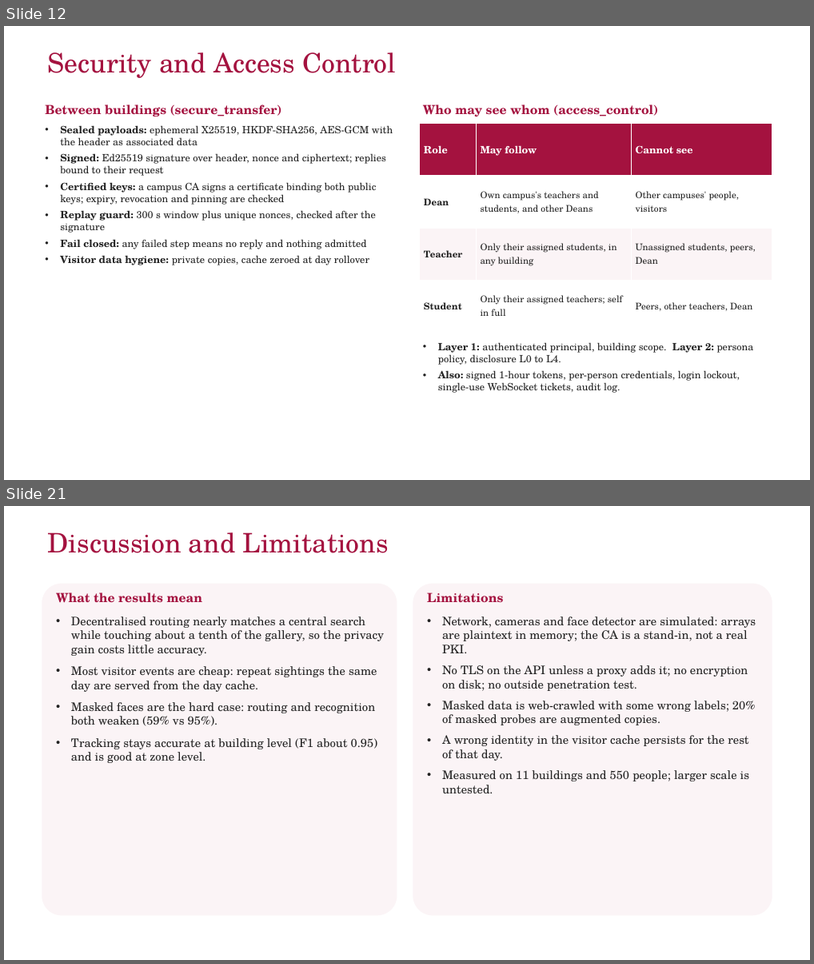
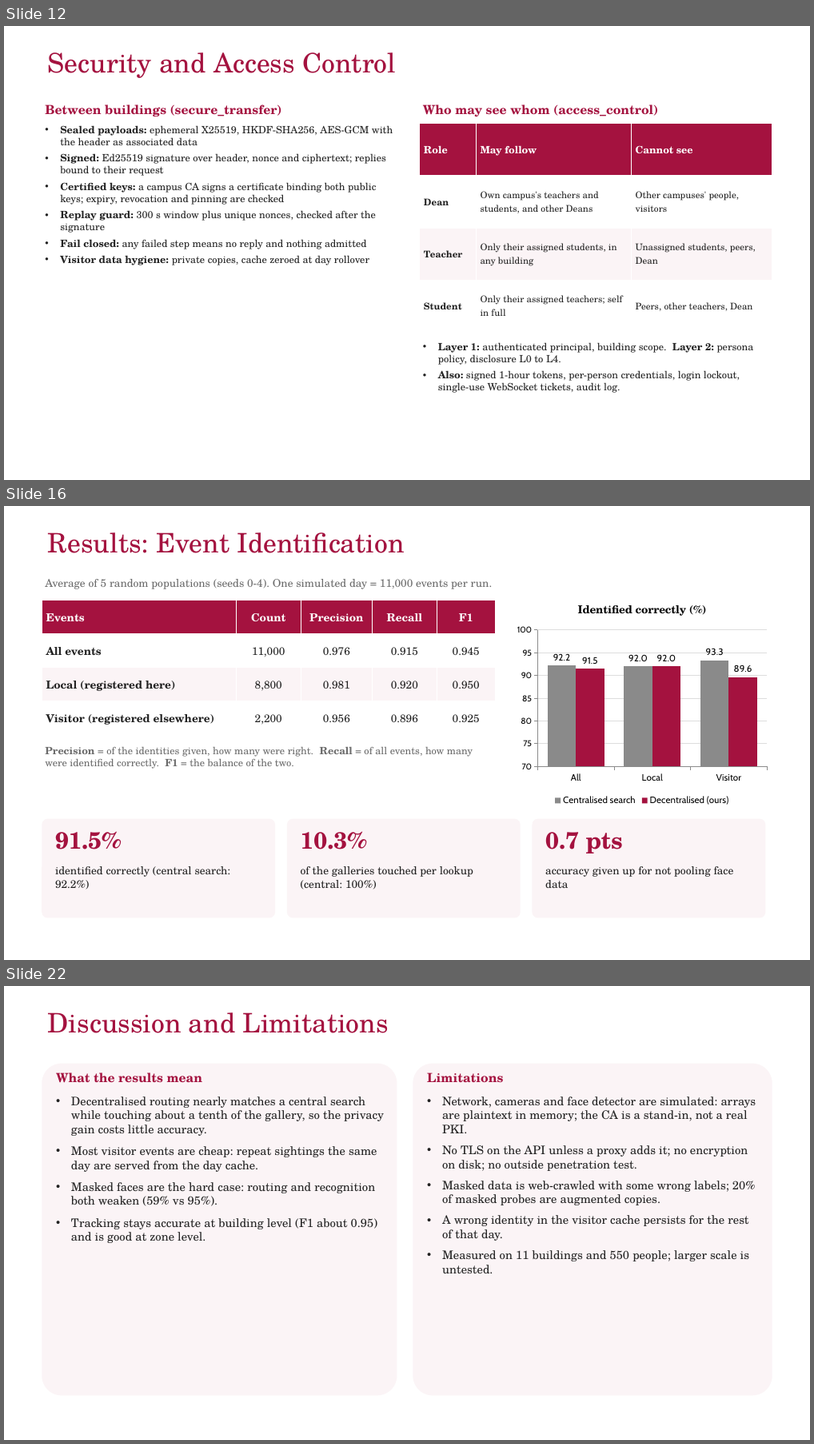
Before and after one commit to yadhu-vipin/Occupant_Tracking_v2, a slide deck: final_review/S7_Final_Review_Group_C3.pptx. Shown one above the other, each under a label of ours: slides 12 and 21 before the commit, slides 12, 16 and 22 after it; the slides between them are not shown. The pictures are 814x964 and 814x1444 pixels, drawn with LibreOffice and Linux fonts; fonts in the diff are those of the drawing; background and template pictures are left out. Boxes give left, top, right and bottom in pixels: in the first picture for what was removed or moved away, otherwise in the second. Text is boxed around its words. In the diff, an @@ line names an element or a change of style, - is before the commit and + after.

```diff
--- a/final_review/S7_Final_Review_Group_C3.pptx
+++ b/final_review/S7_Final_Review_Group_C3.pptx
@@ slide 16 added at (4,506,810,960), background #FFFFFF @@
@@ title added at (48,532,405,553), 32 pt, text #A4123F @@
+Results: Event Identification
@@ table added at (42,600,494,735), 4 rows, 5 columns @@
+Events | Count | Precision | Recall | F1
+All events | 11,000 | 0.976 | 0.915 | 0.945
+Local (registered here) | 8,800 | 0.981 | 0.920 | 0.950
+Visitor (registered elsewhere) | 2,200 | 0.956 | 0.896 | 0.925
@@ text added at (45,579,493,589), 13 pt, text #6B6B6B @@
+Average of 5 random populations (seeds 0-4). One simulated day = 11,000 events per run.
@@ column chart added at (512,590,773,808) @@
+title "Identified correctly (%)"
+categories: All, Local, Visitor
+Centralised search: 92.2, 92, 93.3
+Decentralised (ours): 91.5, 92, 89.6
@@ text added at (45,747,473,768), 12 pt, text #6B6B6B @@
+Precision = of the identities given, how many were right. Recall = of all events, how many were identified correctly. F1 = the balance of the two.
@@ rounded rectangle added at (42,819,275,918), fill #FBF4F6 @@
@@ text added at (55,831,121,849), 28 pt, text #A4123F, bold @@
+91.5%
@@ rounded rectangle added at (287,819,521,918), fill #FBF4F6 @@
@@ text added at (301,831,367,849), 28 pt, text #A4123F, bold @@
+10.3%
@@ rounded rectangle added at (533,819,766,918), fill #FBF4F6 @@
@@ text added at (546,832,623,853), 28 pt, text #A4123F, bold @@
+0.7 pts
@@ text added at (55,866,231,889), 13 pt, text #222222 @@
+identified correctly (central search: 92.2%)
@@ text added at (301,866,474,888), 13 pt, text #222222 @@
+of the galleries touched per lookup (central: 100%)
@@ text added at (546,866,734,888), 13 pt, text #222222 @@
+accuracy given up for not pooling face data
@@ page number added at (4,938,42,960), 16 pt, text #FFFFFF, bold @@
+16
@@ what was slide 21 is now slide 22 @@
```
Also in this commit, not shown: 11 slides changed, 4 other slides added, 4 slides removed, 20 other files.
